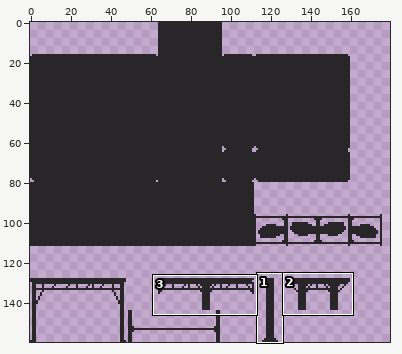
Sprite sheet, stored at sprites/tilesets/dark_tileset.png. The picture above shows the old version from afar; the outline marks the close-up.
Close-up. Old version:
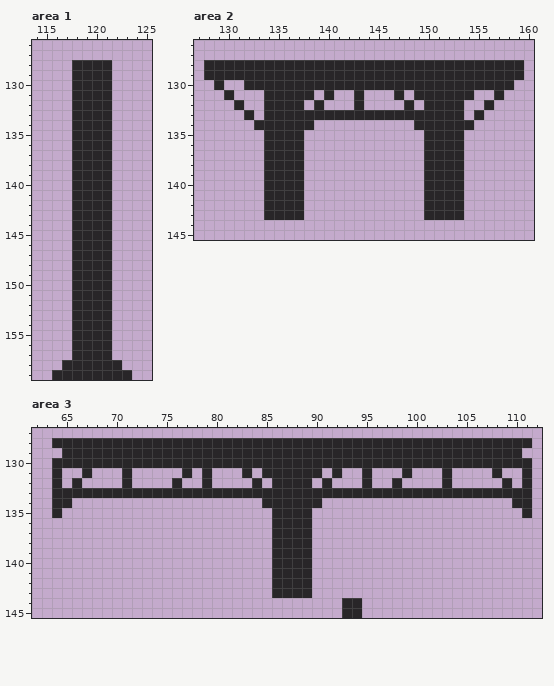
The file is 192x160 pixels. Shown: area 1: x 114..125, y 126..159; area 2: x 127..160, y 126..145; area 3: x 62..112, y 127..145. The wide view leaves out empty margins. The commit also changed other parts of the picture, which this record leaves out.
After the commit:
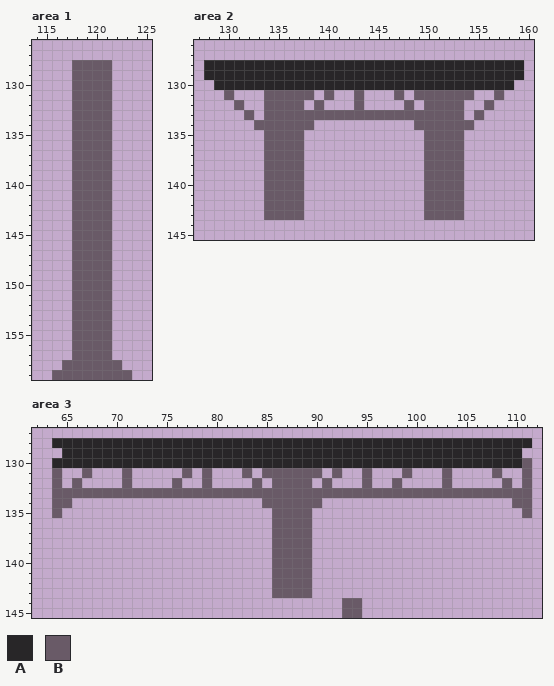
Palette (. is transparent): A #282628  B #695a67
Diff:
Area 1:
Colour B replaces colour A in rows 128 to 157 at x 118 to 121; in row 158 at x 117 to 122; in row 159 at x 116 to 123.
Area 2:
Colour A is added in row 130 at x 130 to 131.
Colour B replaces colour A in row 131 at x 130, 134 to 138, 140, 143, 147, 149 to 154 and 157; in row 132 at x 131, 134 to 137, 139, 143, 148, 150 to 153 and 156; in row 133 at x 132, 134 to 153 and 155; in row 134 at x 133 to 138 and 149 to 154; in rows 135 to 143 at x 134 to 137 and 150 to 153.
Area 3:
Colour B replaces colour A in row 130 at x 111; in row 131 at x 64, 67, 71, 77, 79, 83, 85 to 90, 92, 95, 99, 103, 108 and 111; in row 132 at x 64, 66, 71, 76, 79, 84, 86 to 89, 91, 95, 98, 103, 109 and 111; in row 133 at x 64 to 111; in row 134 at x 64 to 65, 85 to 90 and 110 to 111; in row 135 at x 64, 86 to 89 and 111.
Colour B replaces colour A in rows 136 to 143 at x 86 to 89; in rows 144 to 145 at x 93 to 94.
